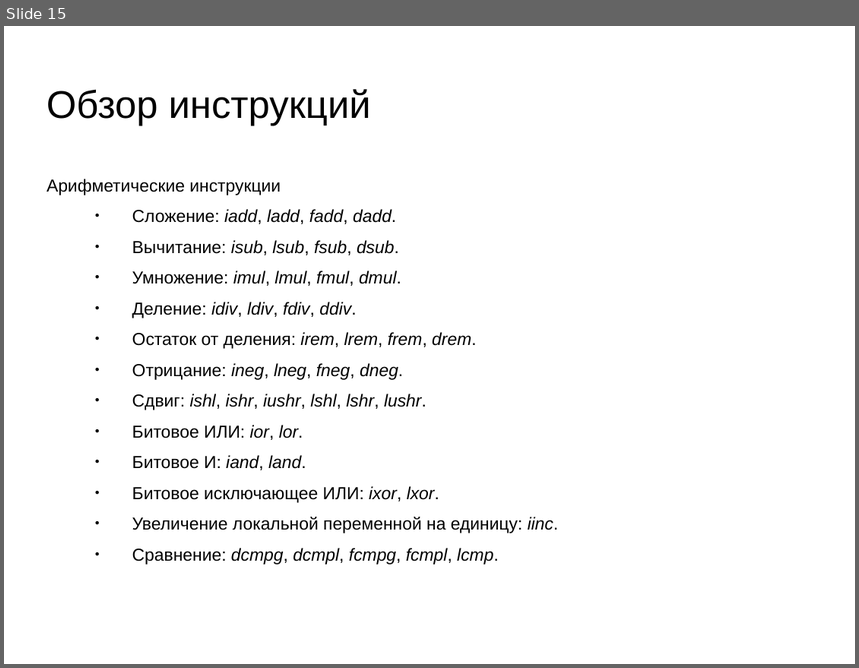
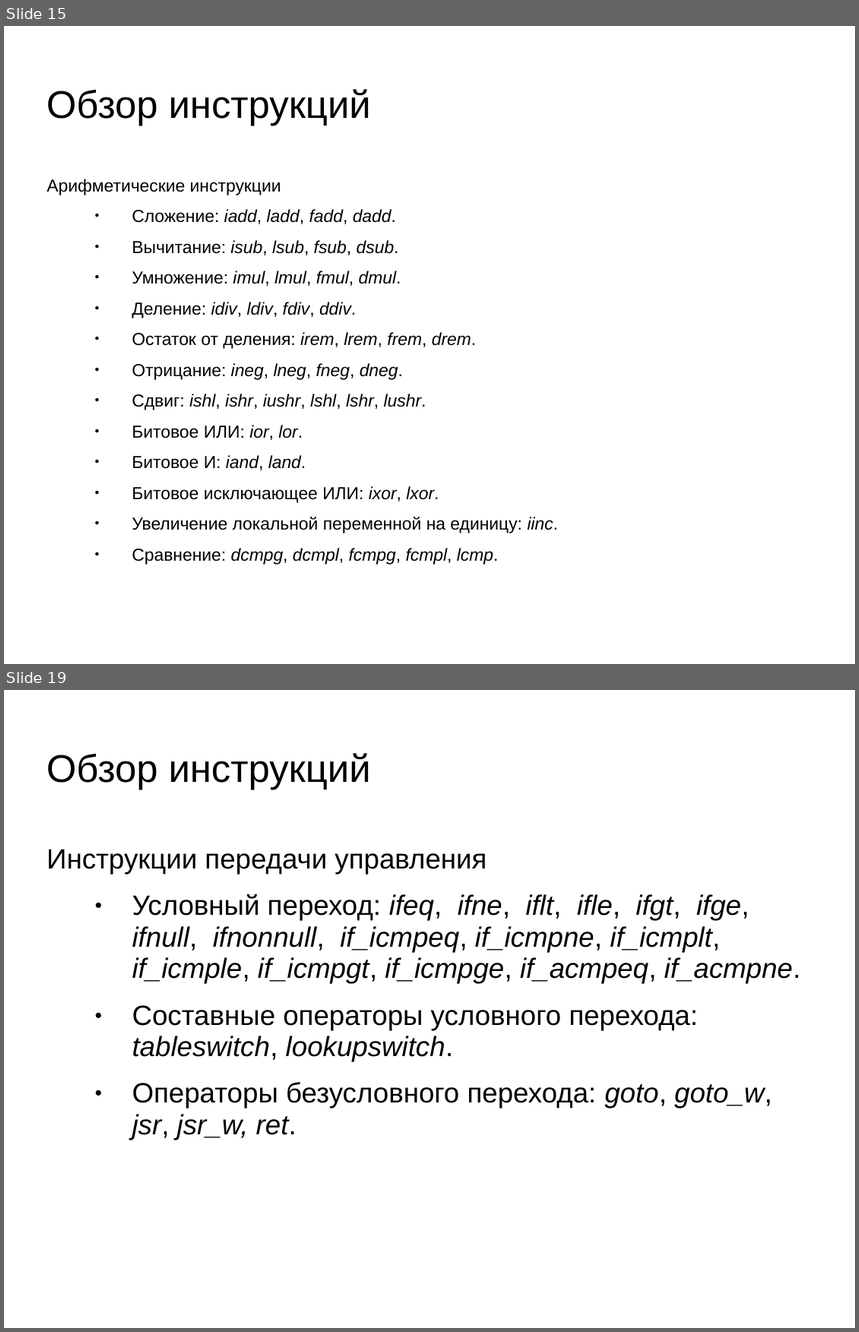
Before and after one commit to oleksiy-sayankin/javacogito, a slide deck: JVMSpec/presentation-jvm7.ppt. Shown one above the other, each under a label of ours: slide 15 before the commit, slides 15 and 19 after it; the slides between them are not shown. The pictures are 859x668 and 859x1332 pixels, drawn with LibreOffice and Linux fonts; fonts in the diff are those of the drawing; background and template pictures are left out. Boxes give left, top, right and bottom in pixels: in the first picture for what was removed or moved away, otherwise in the second. Text is boxed around its words. In the diff, an @@ line names an element or a change of style, - is before the commit and + after.

```diff
--- a/JVMSpec/presentation-jvm7.ppt
+++ b/JVMSpec/presentation-jvm7.ppt
@@ slide 19 added at (4, 690, 855, 1328), background picture (left out) @@
@@ title added at (47, 753, 371, 790), 36 pt, text #000000 @@
+Обзор инструкций
@@ text added at (47, 849, 801, 1140), 26 pt, text #000000, italic @@
+Инструкции передачи управления
+● Условный переход: ifeq, ifne, iflt, ifle, ifgt, ifge, ifnull, ifnonnull, if_icmpeq, if_icmpne, if_icmplt, if_icmple, if_icmpgt, if_icmpge, if_acmpeq, if_acmpne.
+● Составные операторы условного перехода: tableswitch, lookupswitch.
+● Операторы безусловного перехода: goto, goto_w, jsr, jsr_w, ret.
```
Also in this commit, not shown: 7 other slides added.
